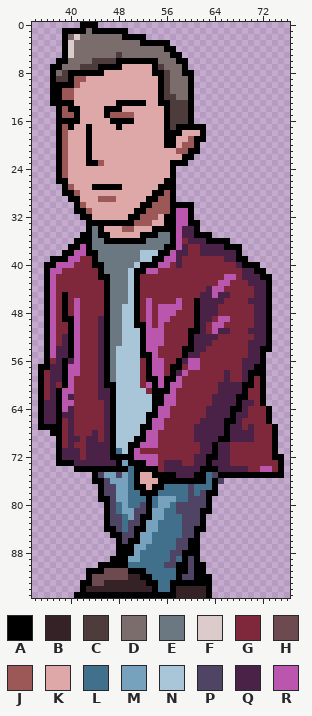
Sprite sheet, stored at Animus/Assets/Art/Player/Run/run1.png. The picture above is the old version.
The file is 96x96 pixels. Shown: x 34..76, y 0..95.
Palette (. is transparent): A #000000  B #352226  C #4e3c3c  D #7c6d6d  E #6b7881  F #dbcbca  G #7f283c  H #6d4950  J #9c5757  K #dea8a8  L #41708c  M #76a2bd  N #a8c6d7  P #504465  Q #4b2247  R #ba56ae
Pixels before (only the part around the change), first column x 34:
28 .....AAJKKKKKKKKKKKKAAJA...................
29 ......AAKKKJJJKKKKKAAJJA...................
30 .......AJKKKKKKKKKAAJJJAAAA................
31 .......AAJKKKKKKKAAJJJJARRA................
32 ........AAKKKKKKAAJJJKAARRA................
33 .........AAAAAAAAJJJKKAARRAA...............
34 .........AEAKKKJJKKKAAAARQQA...............
35 ........AAEAAKKKKKAAAEEARQQAAA.............
36 .......AAAEEAAAAAAAEEEEARGQQQAAAA..........
37 ......AARAEEEEEEEEEEEEAARQGGQQQQAAA........
38 .....AARRAAEEEEEEENNNAARQQGGQQQQQQA........
39 ...AAARRGGAEEEEEEENNAARRQGGGGGGGQQAA.......
40 ..AARRRGGGAAEEEEENAAARRGQGGGGGGGGGQAAA.....
41 ..ARRGGGGGGAEEEENAARRGGGGGGGGGGGGGGQQAA....
42 ..ARGGGGGGGAAEEENAGGGGGGGGGGGGGGRRGQQQAA...
43 ..ARGGGGGGGGAEEENAGGGGGGGGGGGGGRRGGGQQQA...
44 ..ARGGGGGGGGAEEENAGGGGGGGGGGGQRRGGGGGQQA...
45 ..ARGAGGGGGGAEEENAGGGGGGGGGGQQRQQGGGGQQA...
46 ..ARGAGRGGGGAEEENAGRGGGGRGGAQQQQGGGGQQQA...
47 ..ARGAGRGGGGAEENNAGRGRRRRGGAQQQGGGGGGQQA...
48 ..ARGAGRGGGGAEENNAGRGRRRGGGAQQQGGGGGGQQA...
49 ..ARGAARGGGQAEENNAGRGRRGGGGAQQGRRGGGGQQA...
50 ..ARGGARGGGQAEENNAARGRGGGGGAQGRRGGGGGQQA...
51 ..ARGGARGGGQAEENNNARRRGGGGAAQGRQQGGGQQQA...
52 ..ARGQARGGGQAEENNNARRRGGGGAQQQQGGGGGGQQA...
53 ..ARGQARGGGQAEENNNARRRGGGGAQQQGGGGGGQQQA...
54 ..ARQQARGGGQAENNNNARRGGGGAAQQGGGGGGGQQAA...
55 ..ARQQARGGGQAENNNNAARGGGGAQQGGGGGGGGQQA....
56 ..AGQAQRGGGQAENNNNGARRGGAQRRGGGGGGGQQQA....
57 .AAQQARRGGGQAENNNNGARRGAAGRRGGGGGGGQQAA....
58 .AGQQARRGGGQAENNNNGARRGAQRGGGGGGQGGQAAA....
59 .AGQQARGGGGQAENNNNGAARAARGGGGGGGQGGQAGA....
60 .AGQGARGGGGQAANNNNGRARARRGGGGGGQQQQAAGA....
61 .AGQARRGGGGQQANNNNNGAAARGGGGGGGQQQQAGGA....
62 .AGQARQGGGGQQANNNNNNAARRGGGGGGQQQQAAGGA....
63 .AQQARRGGGGGQANNNNNNAARRGGGGGGQQQQAQQGA....
64 .AQQARQGGGGGQANNNNNNARRGGGGGGQQQQAAQGGGA...
65 .AQQAQQGGGGGQANNNNNAARRGGGGGGQQQQAQQGGGA...
66 .AQQAGQGGGGGQANNNNNARRGGGGGGQQQQAAQGGGGA...
67 .AAAAGQGGGGGQANNNNAARRGGGGGQQQQQAQQGQGGGA..
68 ...AAGQGGGQGQANNNNARRGGGGGGQQQQQAQQQQGGGA..
69 ....AGQQGQQGQANNNAARRGGGGGGQQQQAAQQQQGGGA..
70 ....AGQGGQQQQANNAARRRGGGGGGGQQAQQGGGGGGGA..
71 ....AQQQGQQQQALNARGGGGGGGGGGQQAQQGGGGGGGA..
72 ....AQQQGQQQQAAAARRRRGGGGGGQQAAQQGGGGGGGAA.
73 ....AAAQQQQQQQAMAAARRGQQQGGQQAQQQGGGGGGGGA.
74 .......AAAAAAAAALAAAAGQQQQQQAAAQQQQQGGRRGA.
75 ..........APMMPMLAKKAAAAQQQAALPAAAAAAAAAAA.
76 ..........AAPMMMLAKKKAAAAAAAALAP...........
77 ...........APPMMLAAKAALLLLPLLLA............
78 ...........APPMMLLAAALLLLLPLPAA............
79 ...........AAPMMLLLALMMMLLPPPA.............
80 ............APLMLLPALMMLPPPPPA.............
81 ............APLMMPPAMMLLPPPPAA.............
82 ............APPLMPAAMMLLLPPPA..............
After:
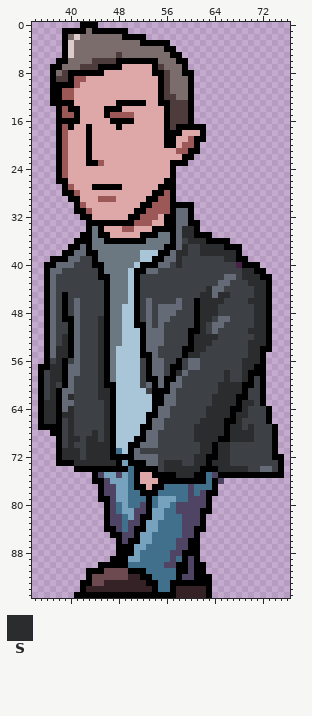
Colours new in this view: S #2b2c2e
Diff:
colour G: #7f283c -> #3d4044
colour R: #ba56ae -> #646b76
y 34..35: x 59..60 QQ -> SS
y 36: x 60..62 QQQ -> SSS
y 37: x 59 Q -> S; x 62..65 QQQQ -> SSSS
y 38: x 58..59 QQ -> SS; x 62..67 QQQQQQ -> SSSSSS
y 39: x 58 Q -> S; x 66..67 QQ -> SS
y 40: x 58 Q -> S
y 41: x 69..70 QQ -> SS
y 42: x 69..71 QQQ -> SSS
y 43: x 70..72 QQQ -> SSS
y 44: x 63 Q -> S; x 71..72 QQ -> SS
y 45: x 62..63 QQ -> SS; x 65..66 QQ -> SS; x 71..72 QQ -> SS
y 46: x 62..65 QQQQ -> SSSS; x 70..72 QQQ -> SSS
y 47..48: x 62..64 QQQ -> SSS; x 71..72 QQ -> SS
y 49: x 45 Q -> S; x 62..63 QQ -> SS; x 71..72 QQ -> SS
y 50: x 45 Q -> S; x 62 Q -> S; x 71..72 QQ -> SS
y 51: x 45 Q -> S; x 62 Q -> S; x 65..66 QQ -> GG; x 70..72 QQQ -> SSS
y 52: x 39 Q -> S; x 45 Q -> S; x 61..64 QQQQ -> SSSS; x 71..72 QQ -> SS
y 53: x 39 Q -> S; x 45 Q -> S; x 61..63 QQQ -> SSS; x 70..72 QQQ -> SSS
y 54: x 38..39 QQ -> SS; x 45 Q -> S; x 61..62 QQ -> SS; x 70..71 QQ -> SS
y 55: x 38..39 QQ -> SS; x 45 Q -> S; x 60..61 QQ -> SS; x 70..71 QQ -> SS
y 56: x 38 Q -> S; x 40 Q -> G; x 45 Q -> S; x 59 Q -> G; x 69..71 QQQ -> SSS
y 57: x 37..38 QQ -> SS; x 45 Q -> S; x 69..70 QQ -> SS
y 58: x 37..38 QQ -> SS; x 45 Q -> S; x 58 Q -> S; x 66 Q -> S; x 69 Q -> S
y 59: x 37..38 QQ -> SS; x 45 Q -> S; x 66 Q -> S; x 69 Q -> S
y 60: x 37 Q -> S; x 45 Q -> S; x 65..68 QQQQ -> SSSS
y 61: x 37 Q -> S; x 45..46 QQ -> SS; x 65..68 QQQQ -> SSSS
y 62: x 37 Q -> S; x 40 Q -> S; x 45..46 QQ -> SS; x 64..67 QQQQ -> SSSS
y 63: x 36..37 QQ -> SS; x 46 Q -> S; x 64..67 QQQQ -> SSSS; x 69..70 QQ -> SS
y 64: x 36..37 QQ -> SS; x 40 Q -> S; x 46 Q -> S; x 63..66 QQQQ -> SSSS; x 69 Q -> S
y 65: x 36..37 QQ -> SS; x 39..40 QQ -> SS; x 46 Q -> S; x 63..66 QQQQ -> SSSS; x 68..69 QQ -> SS
y 66: x 36..37 QQ -> SS; x 40 Q -> S; x 46 Q -> S; x 62..65 QQQQ -> SSSS; x 68 Q -> S
y 67: x 40 Q -> S; x 46 Q -> S; x 61..65 QQQQQ -> SSSSS; x 67..68 QQ -> SS; x 70 Q -> S
y 68: x 40 Q -> S; x 44 Q -> S; x 46 Q -> S; x 61..65 QQQQQ -> SSSSS; x 67..70 QQQQ -> SSSS
y 69: x 40..41 QQ -> SS; x 43..44 QQ -> SS; x 46 Q -> S; x 61..64 QQQQ -> SSSS; x 67..70 QQQQ -> SSSS
y 70: x 40 Q -> S; x 43..46 QQQQ -> SSSS; x 62..63 QQ -> SS; x 65..66 QQ -> SS
y 71: x 39..41 QQQ -> SSS; x 43..46 QQQQ -> SSSS; x 62..63 QQ -> SS; x 65..66 QQ -> SS
y 72: x 39..41 QQQ -> SSS; x 43..46 QQQQ -> SSSS; x 61..62 QQ -> SS; x 65..66 QQ -> SS
y 73: x 41..47 QQQQQQQ -> SSSSSSS; x 56..58 QQQ -> SSS; x 61..62 QQ -> SS; x 64..66 QQQ -> SSS
y 74: x 56..61 QQQQQQ -> SSSSSS; x 65..69 QQQQQ -> SSSSS
y 75: x 58..60 QQQ -> SSS
